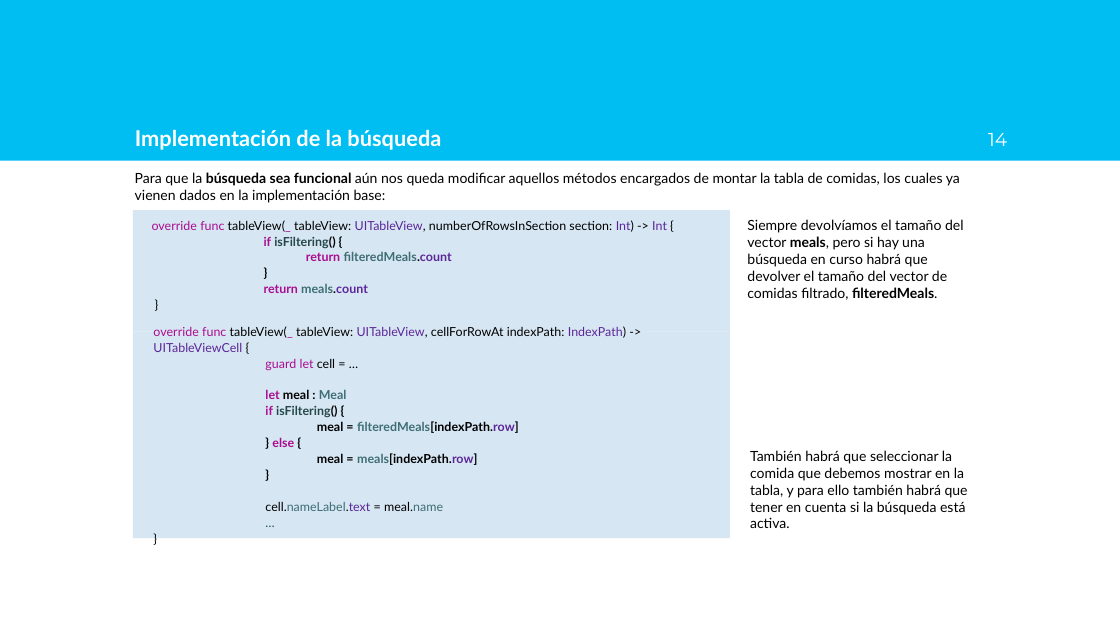
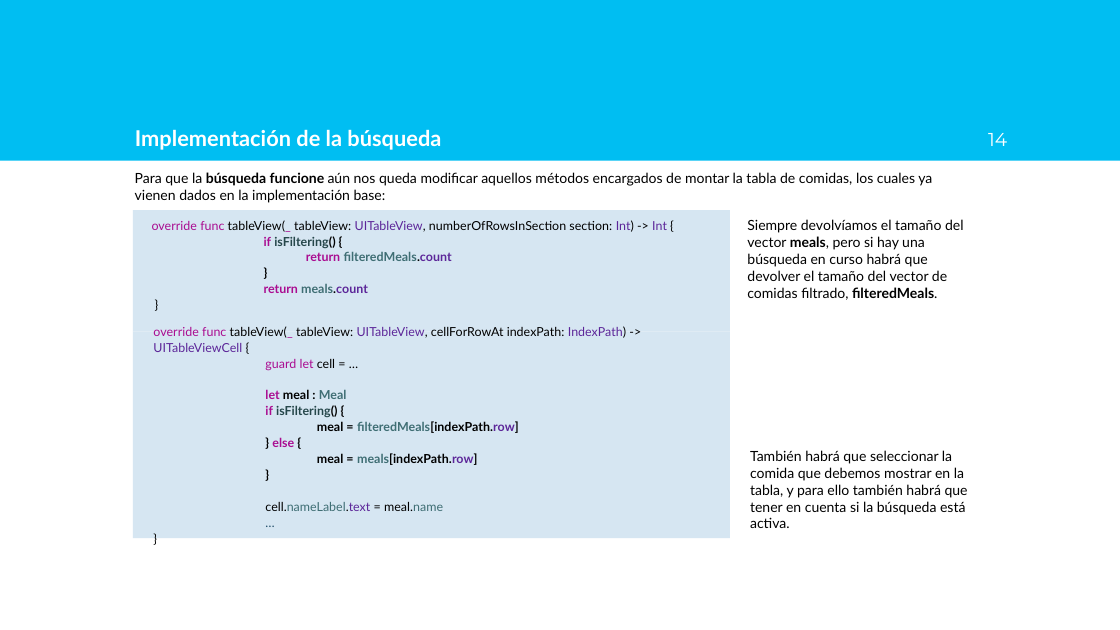
Before and after one commit to AlfonsoLRz/iOS_SearchBar, a slide deck: slide 14 of doc/Presentación.pptx. Drawn at 1120x630 pixels with LibreOffice and Linux fonts; fonts in the diff are those of the drawing; background and template pictures are left out. Boxes give left, top, right and bottom in pixels: in the first picture for what was removed or moved away, otherwise in the second. Text is boxed around its words. In the diff, an @@ line names an element or a change of style, - is before the commit and + after.

```diff
--- a/doc/Presentación.pptx
+++ b/doc/Presentación.pptx
@@ text at bbox=[135, 172, 932, 203]: text changed @@
-Para que la búsqueda sea funcional aún nos queda modificar aquellos métodos encargados de montar la tabla de comidas, los cuales ya vienen dados en la implementación base:
+Para que la búsqueda funcione aún nos queda modificar aquellos métodos encargados de montar la tabla de comidas, los cuales ya vienen dados en la implementación base:
```
Also in this commit, not shown: 9 other slides changed, 3 other files.
